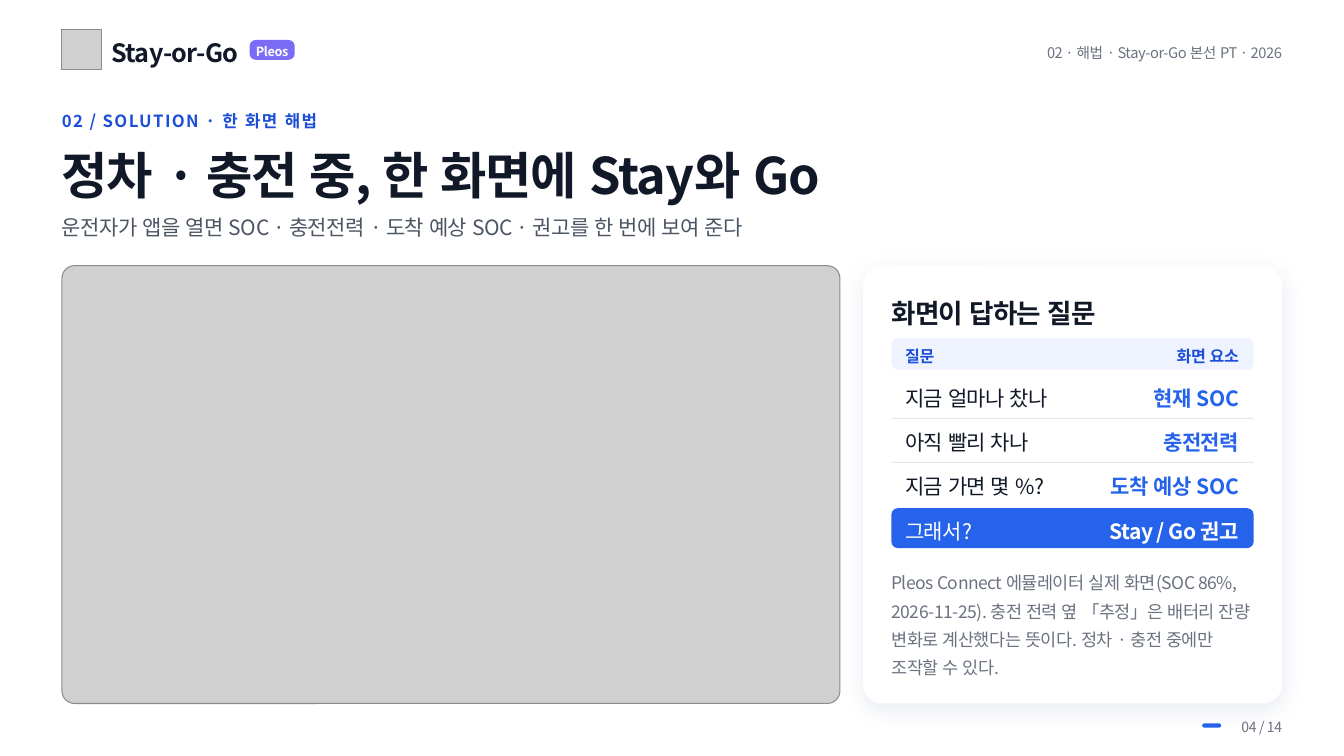
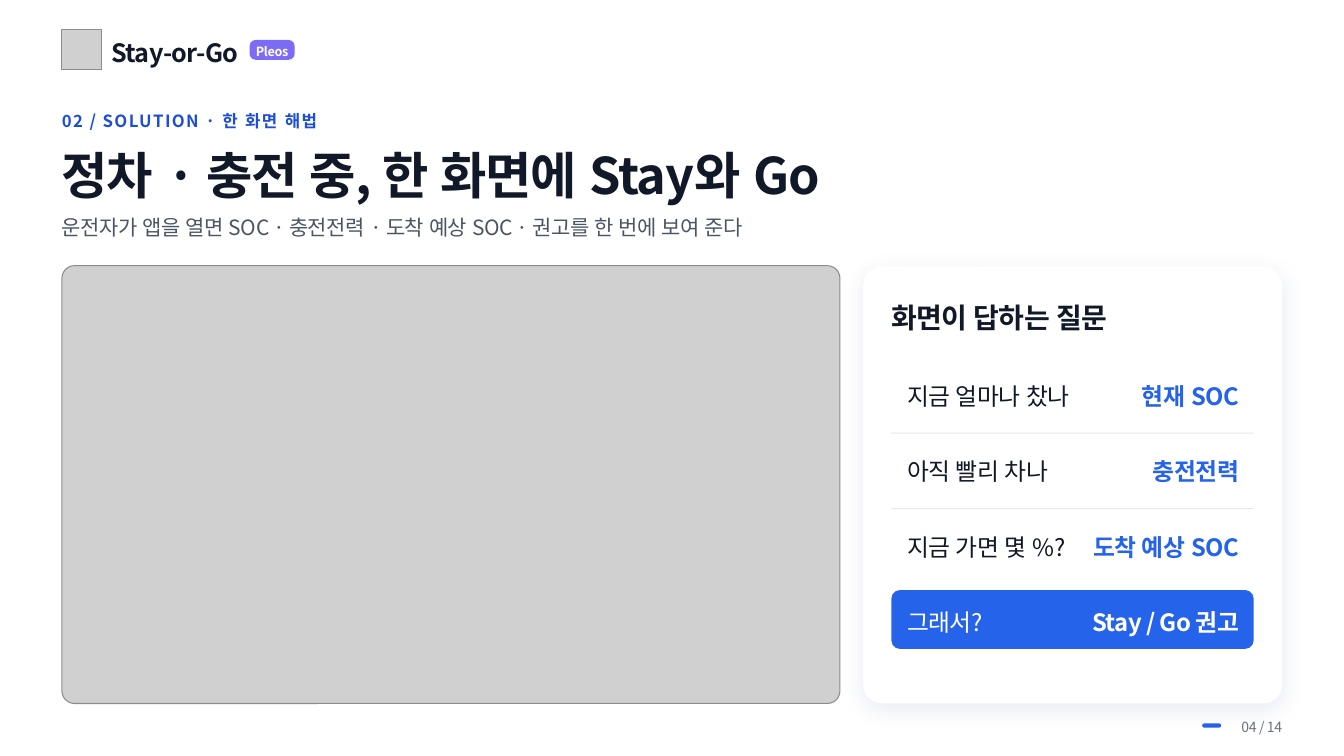
Before and after one commit to NL-Hackerton/Hyundai-Car-App-Challenge-2026, a slide deck: slide 4 of pt/대학생_김&양_Stay-or-Go.pptx. Drawn at 1344x756 pixels with LibreOffice and Linux fonts; fonts in the diff are those of the drawing; grey boxes stand for pictures; background and template pictures are left out. Boxes give left, top, right and bottom in pixels: in the first picture for what was removed or moved away, otherwise in the second. Text is boxed around its words. In the diff, an @@ line names an element or a change of style, - is before the commit and + after.

```diff
--- a/pt/대학생_김&양_Stay-or-Go.pptx
+++ b/pt/대학생_김&양_Stay-or-Go.pptx
@@ text removed at [1047, 46, 1282, 62] @@
-02 · 해법 · Stay-or-Go 본선 PT · 2026
@@ text "화면이 답하는 질문" at [891, 304, 1107, 331]: size 19 to 20 pt @@
@@ rounded rectangle removed at [891, 338, 1253, 369] @@
@@ text removed at [905, 348, 934, 364] @@
-질문
@@ text removed at [1177, 348, 1239, 364] @@
-화면 요소
@@ text "현재 SOC": place and size @@
-text "현재 SOC" at [1153, 388, 1239, 408]
+text "현재 SOC" at [1142, 385, 1239, 407]
@@ rectangle: place and size @@
-rectangle at [891, 418, 1253, 419]
+rectangle at [891, 433, 1253, 434]
@@ text "아직 빨리 차나": place and size @@
-text "아직 빨리 차나" at [905, 432, 1029, 452]
+text "아직 빨리 차나" at [907, 460, 1048, 482]
@@ text "충전전력": place and size @@
-text "충전전력" at [1163, 432, 1239, 452]
+text "충전전력" at [1153, 460, 1239, 482]
@@ rectangle: place and size @@
-rectangle at [891, 462, 1253, 463]
+rectangle at [891, 508, 1253, 509]
@@ text "지금 가면 몇 %?": place and size @@
-text "지금 가면 몇 %?" at [905, 476, 1010, 496]
+text "지금 가면 몇 %?" at [907, 536, 1027, 558]
@@ text "도착 예상 SOC": place and size @@
-text "도착 예상 SOC" at [1110, 476, 1239, 496]
+text "도착 예상 SOC" at [1093, 536, 1239, 558]
@@ rounded rectangle: place and size @@
-rounded rectangle at [891, 508, 1253, 548]
+rounded rectangle at [891, 590, 1253, 648]
@@ rounded rectangle at [891, 590, 1253, 648]: proportions changed @@
@@ text removed at [891, 574, 1251, 676] @@
-Pleos Connect 에뮬레이터 실제 화면(SOC 86%, 2026-11-25). 충전 전력 옆 「추정」은 배터리 잔량 변화로 계산했다는 뜻이다. 정차 · 충전 중에만 조작할 수 있다.
@@ text "그래서?": place and size @@
-text "그래서?" at [905, 521, 972, 541]
+text "그래서?" at [907, 611, 983, 633]
@@ size 15 to 17 pt in 8 elements at [907, 385, 1069, 407], [1142, 385, 1239, 407], [907, 460, 1048, 482], [1153, 460, 1239, 482], [907, 536, 1027, 558], [1093, 536, 1239, 558], [907, 611, 983, 633], [1092, 611, 1239, 637] @@
@@ text "Stay / Go 권고": place and size @@
-text "Stay / Go 권고" at [1110, 521, 1239, 544]
+text "Stay / Go 권고" at [1092, 611, 1239, 637]
```
Also in this commit, not shown: 13 other slides changed, 17 other files.
